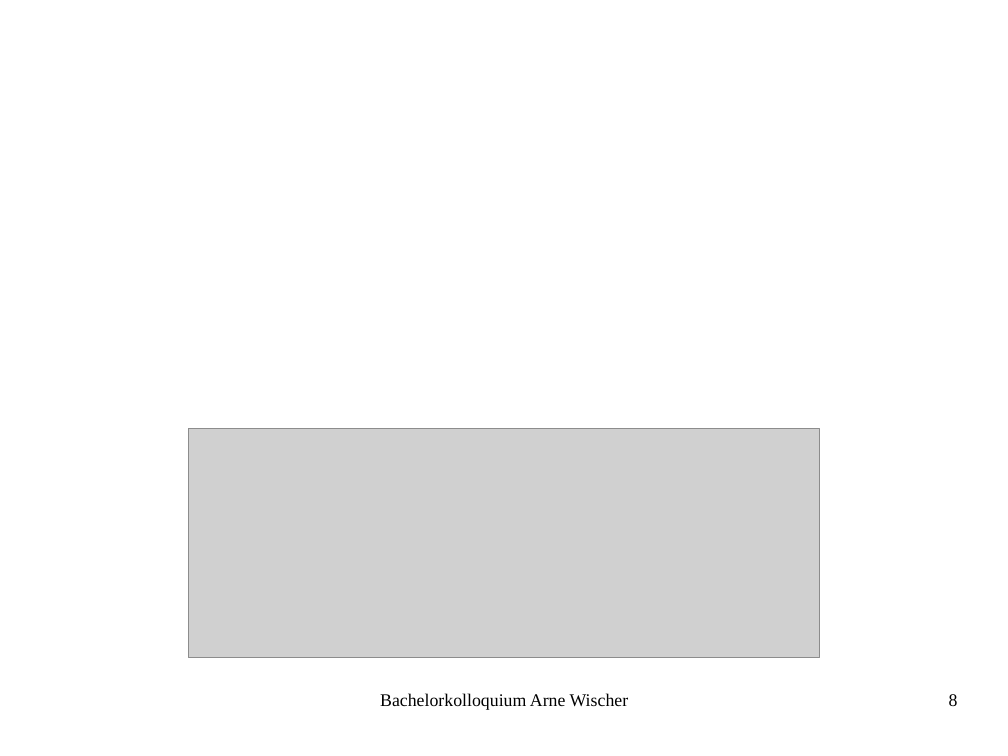
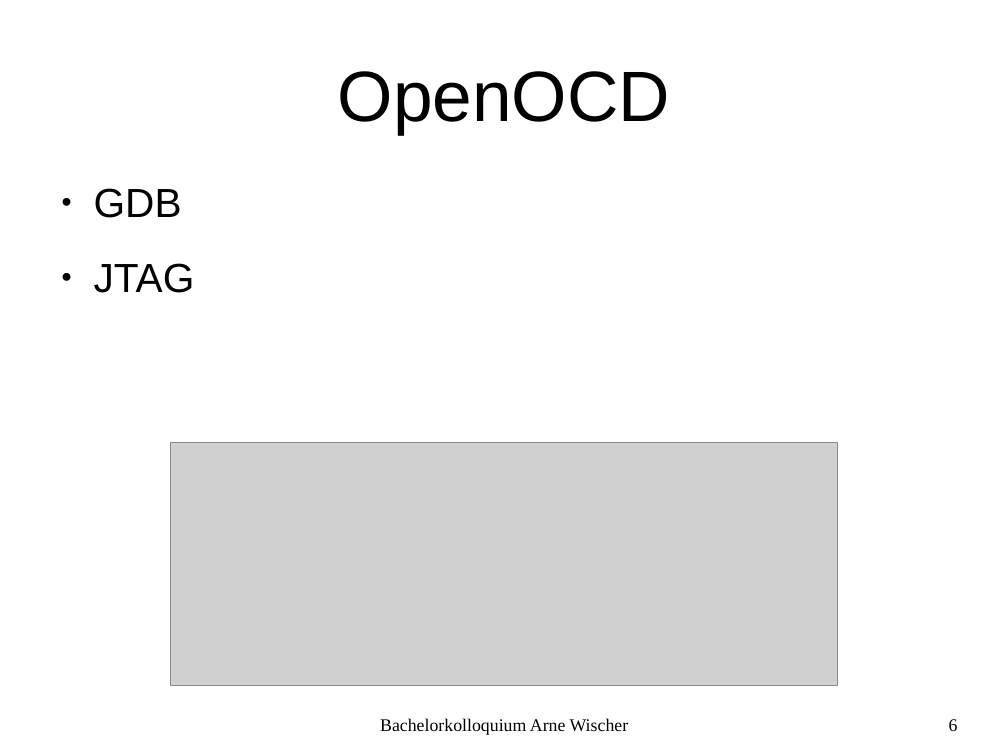
Before and after one commit to fettlaus/Kolloq, a slide deck: slide 6 of Kolloq.odp (slide 8 before the commit). Drawn at 1008x756 pixels with LibreOffice and Linux fonts; fonts in the diff are those of the drawing; grey boxes stand for pictures; background and template pictures are left out. Boxes give left, top, right and bottom in pixels: in the first picture for what was removed or moved away, otherwise in the second. Text is boxed around its words. In the diff, an @@ line names an element or a change of style, - is before the commit and + after.

```diff
--- a/Kolloq.odp
+++ b/Kolloq.odp
@@ title added at box(338, 71, 670, 135), 56.1 pt, text #000000 @@
+OpenOCD
@@ text added at box(94, 188, 195, 293), 32 pt, text #000000 @@
+● GDB
+● JTAG
@@ picture: place and size @@
-picture at box(188, 428, 820, 658)
+picture at box(170, 443, 837, 685)
@@ text "Bachelorkolloquium Arne Wischer": place and size @@
-text "Bachelorkolloquium Arne Wischer" at box(380, 693, 629, 710)
+text "Bachelorkolloquium Arne Wischer" at box(380, 718, 629, 735)
@@ page number removed at box(949, 694, 958, 706) @@
-8
@@ page number added at box(949, 719, 958, 731), 14 pt, text #000000 @@
+6
```
Also in this commit, not shown: 11 other slides changed, 2 slides added, 2 slides removed.
